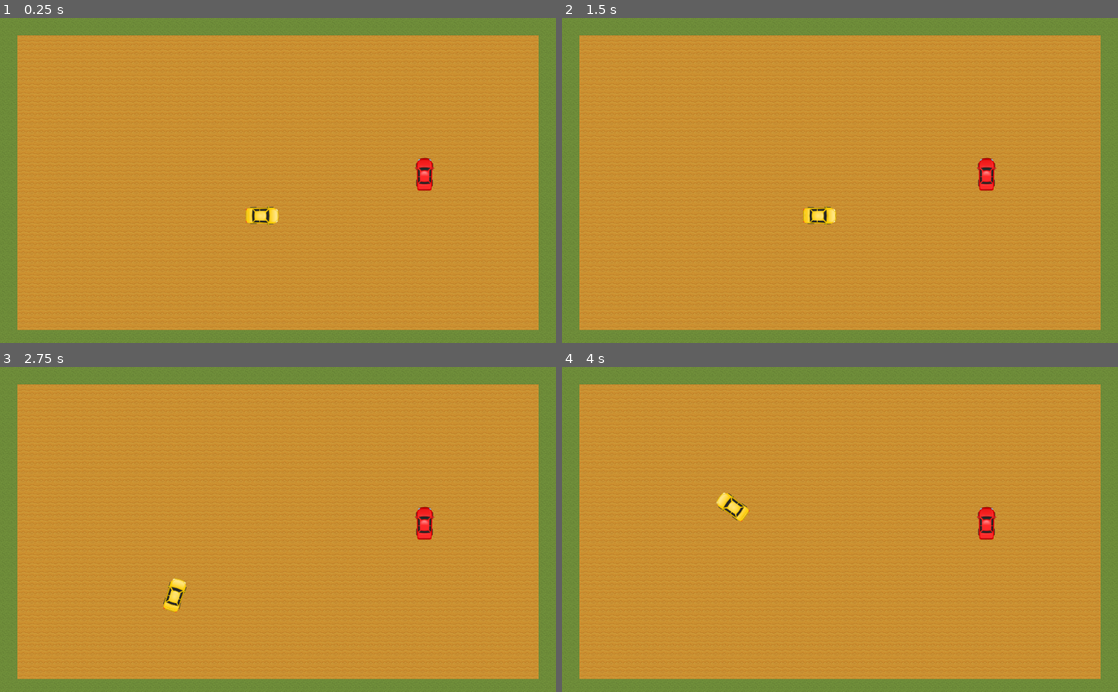
Above: before the commit, frames 1-4 (two rows, left to right).
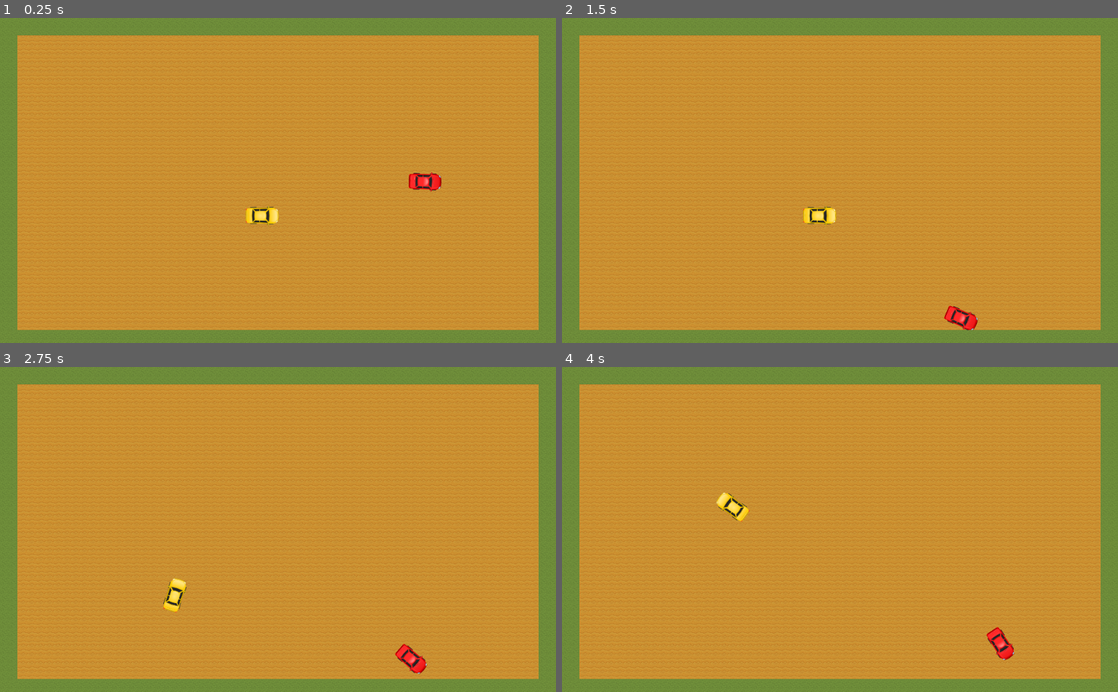
Above: after the commit, the same moments.

Repository: sandroscosta/uevora-derby-or-die-game
Game: Godot game, scene res://Game.tscn
Same seed, same stepped clock (60 frames per second), same inputs: the game is played once before the commit and once after it.
Inputs:
- Up to frame 1 (0.25 s): no input
- Up to frame 2 (1.5 s): hold Right (ui_right) 0.53-1.28 s; hold Down (ui_down) from 1.28 s (still down)
- Up to frame 3 (2.75 s): release Down (ui_down) at 2.03 s; hold Right (ui_right) from 2.03 s (still down)
- Up to frame 4 (4 s): release Right (ui_right) at 2.78 s; hold Up (ui_up) 2.78-3.53 s; hold Left (ui_left) from 3.53 s (still down)

The runs differ from the first frame. In frame 1, 0.4% of the frame differs, in the area x 73-80%, y 42-54%; in frame 2, 0.6%; in frame 3, 0.6%, in the area x 71-79%, y 42-95%; in frame 4, 0.6%.

Commit message:
feat: enemy ai. need major rework

Diff:
--- a/Game.tscn
+++ b/Game.tscn
@@ -8,7 +8,7 @@
 
 [node name="Arena" parent="." instance=ExtResource( 2 )]
 
-[node name="PlayerCar" parent="." instance=ExtResource( 1 )]
+[node name="PlayerCar" parent="." groups=["player"] instance=ExtResource( 1 )]
 position = Vector2( 483, 365 )
 __meta__ = {
 "_edit_group_": true
--- a/src/EnemyPlayer.gd
+++ b/src/EnemyPlayer.gd
@@ -16,3 +16,40 @@
 
 var braking = -450
 var max_speed_reverse = 250
+
+var turn = 0
+
+onready var player = get_tree().get_nodes_in_group("player")[0]
+
+func _physics_process(delta):
+	acceleration = Vector2.ZERO
+	#apply_friction()
+
+	var direction = player.position
+
+	print(direction)
+
+	if direction.x > 0.1:
+		turn -= 1
+	elif direction.x < -0.1:
+		turn += 1
+
+	steer_angle = turn * steering_angle
+	acceleration = transform.x * engine_power
+	calculate_steering(delta)
+
+	velocity += direction * delta
+	velocity = move_and_slide(velocity)
+
+func calculate_steering(delta):
+	var rear_wheel = position - transform.x * wheel_base / 2.0
+	var front_wheel = position + transform.x * wheel_base / 2.0
+	rear_wheel += velocity * delta
+	front_wheel += velocity.rotated(steer_angle) * delta
+	var new_heading = (front_wheel - rear_wheel).normalized()
+	var d = new_heading.dot(velocity.normalized())
+	if d > 0:
+		velocity = new_heading * velocity.length()
+	if d < 0:
+		velocity = -new_heading * min(velocity.length(), max_speed_reverse)
+	rotation = new_heading.angle()
--- a/src/EnemyPlayer.tscn
+++ b/src/EnemyPlayer.tscn
@@ -7,6 +7,7 @@
 extents = Vector2( 24, 56.5 )
 
 [node name="EnemyCar" type="KinematicBody2D" groups=["enemy"]]
+rotation = 1.57079
 scale = Vector2( 0.5, 0.5 )
 script = ExtResource( 2 )
 
--- a/src/Player.gd
+++ b/src/Player.gd
@@ -16,9 +16,6 @@
 
 var braking = -450
 var max_speed_reverse = 250
-
-func _ready():
-	print(get_viewport().size)
 
 func _physics_process(delta):
 	acceleration = Vector2.ZERO
